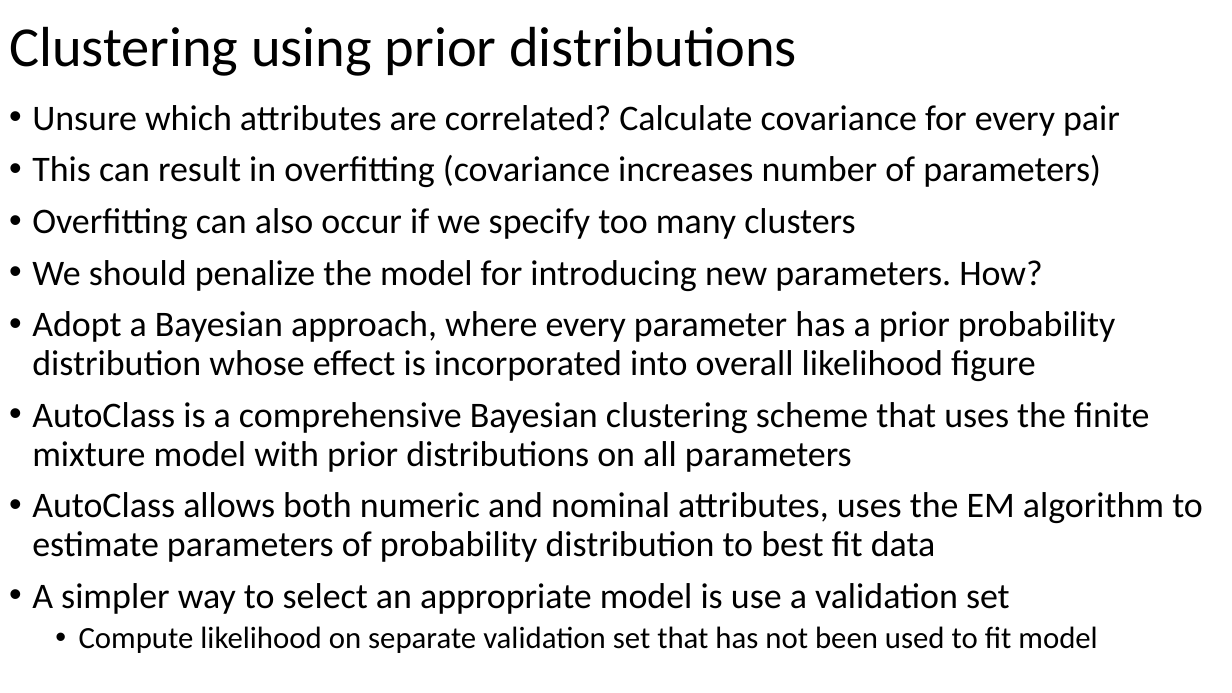
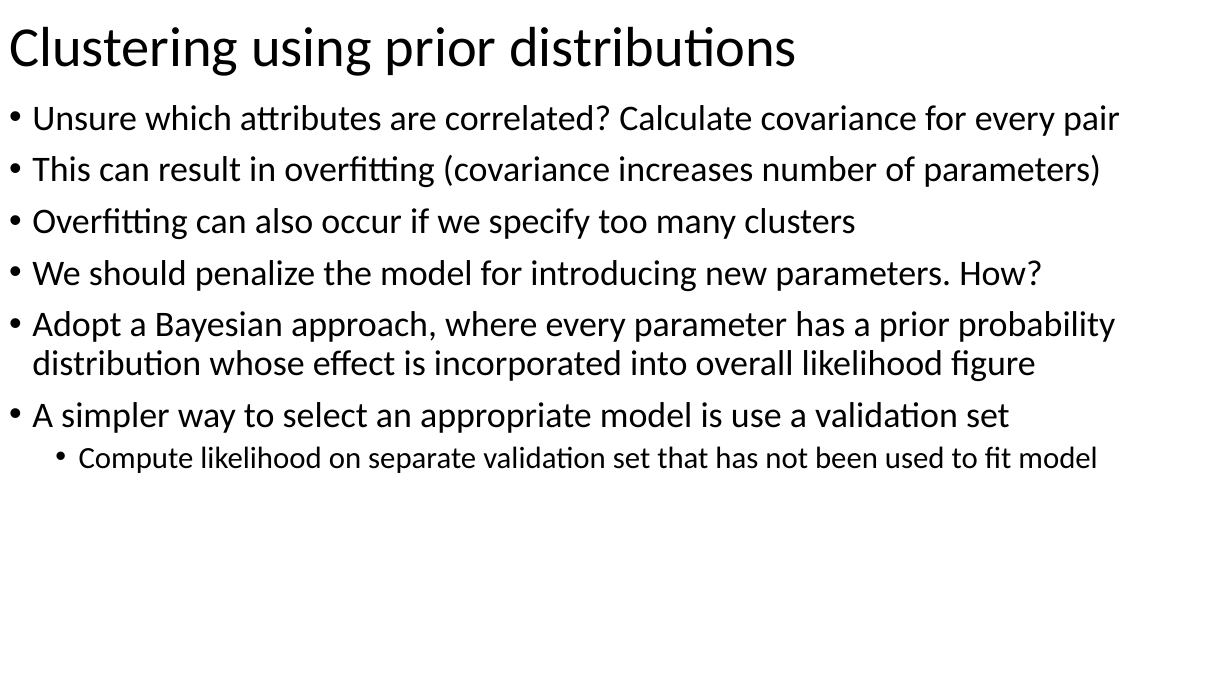
Before and after one commit to russellu/cs405, a slide deck: slide 6 of Lecture_29.pptx. Drawn at 1232x693 pixels with LibreOffice and Linux fonts; fonts in the diff are those of the drawing. Boxes give left, top, right and bottom in pixels: in the first picture for what was removed or moved away, otherwise in the second. Text is boxed around its words. In the diff, an @@ line names an element or a change of style, - is before the commit and + after.

```diff
--- a/Lecture_29.pptx
+++ b/Lecture_29.pptx
@@ text at <box>32,402,1203,562</box>: paragraphs removed @@
-• AutoClass is a comprehensive Bayesian clustering scheme that uses the finite mixture model with prior distributions on all parameters
-• AutoClass allows both numeric and nominal attributes, uses the EM algorithm to estimate parameters of probability distribution to best fit data
```
Also in this commit, not shown: 2 other slides changed, 2 slides added, 1 slide removed, 1 other file.
